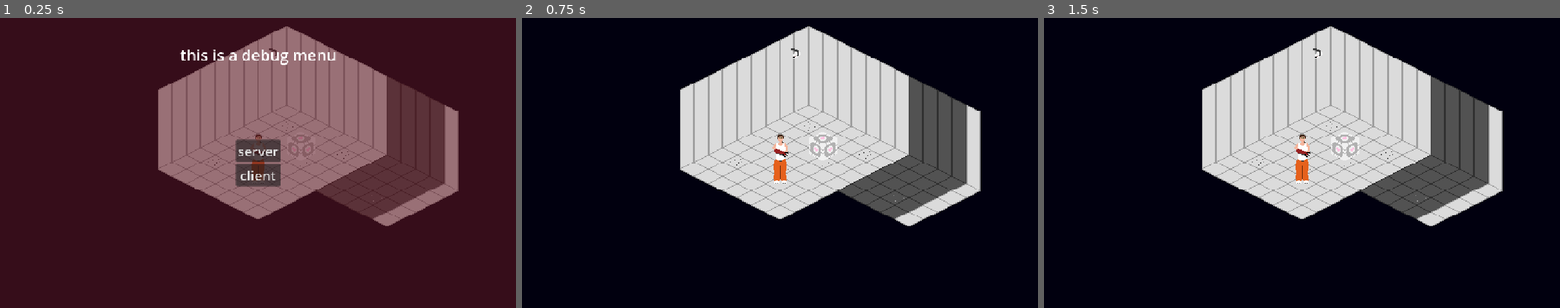
Above: before the commit, frames 1-3 (left to right).
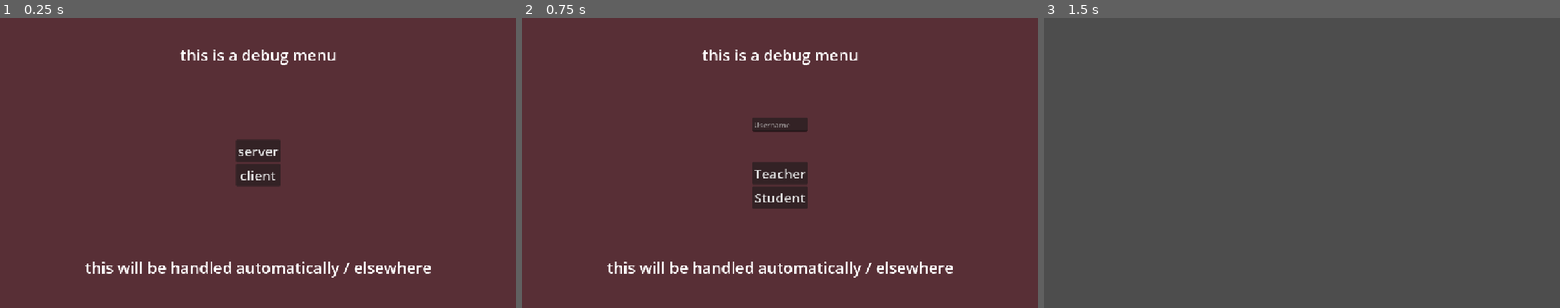
Above: after the commit, the same moments.

Repository: Syvxn/AiMO-Project
Game: Godot game, scene res://main.tscn
Two runs of this game, one before a commit and one after it. Both use one fixed random seed, a clock stepped at 60 frames per second and the inputs below.
Inputs (mouse positions are in pixels of both pictures, inside the frame that each line leads up to):
- Up to frame 1 (0.25 s): no input
- Up to frame 2 (0.75 s): click "client" at 0.5 s
- Up to frame 3 (1.5 s): click (1302, 171) at 1.25 s, where only the run after the commit has a clickable "Teacher"

The runs differ from the first frame. In frame 1, 93% of the frame differs, in the area x 0-100%, y 0-100%; in frame 2, 100%; in frame 3, 95%.

Commit message:
4: beginning to realize my twisted vision of online multiplayer

Diff:
--- a/autoloads/network_handler.gd
+++ b/autoloads/network_handler.gd
@@ -3,6 +3,7 @@
 const SERVER_URL := "ws://localhost"
 #var server_bind_address := "127.0.0.1"
 const PORT := 80
+const MAX_CLIENTS := 10
 
 
 # should only be called by one instance of the game, i.e. the dedicated server
--- a/autoloads/signal_bus.gd
+++ b/autoloads/signal_bus.gd
@@ -1,8 +1,9 @@
 extends Node
 
 # signals that can be emitted from anywhere and connected to from anywhere
-
 @warning_ignore("unused_signal")
 signal started_loading
 @warning_ignore("unused_signal")
 signal finished_loading
+@warning_ignore("unused_signal")
+signal player_info_received(username: String, role: String)
--- a/main.gd
+++ b/main.gd
@@ -2,11 +2,23 @@
 
 
 func _ready() -> void:
+	multiplayer.connected_to_server.connect(print.bind("Connected to server"))
+	multiplayer.connected_to_server.connect($DebugMenu.show_sub_menu.bind("TEACHERSTUDENT"))
+	SignalBus.player_info_received.connect(request_spawn_from_server)
 
 	if OS.has_feature("dedicated_server"):
 		NetworkHandler.start_server()
 	elif OS.has_feature("web"):
 		NetworkHandler.start_client()
 	else:
-		# lets us pick between server/client
-		$DebugMenu.show_sub_menu($DebugMenu.SubMenu.SERVERCLIENT)
+		$DebugMenu.show_sub_menu("SERVERCLIENT")
+
+
+func request_spawn_from_server(username: String, role: String):
+	print(username, ": ", role)
+
+
+@rpc("any_peer")
+func add_player(username: String, role: String):
+	if not multiplayer.is_server():
+		return
--- a/main.tscn
+++ b/main.tscn
@@ -1,7 +1,6 @@
 [gd_scene format=3 uid="uid://bqdkxfg4o3384"]
 
 [ext_resource type="Script" uid="uid://dusi4op230tps" path="res://main.gd" id="1_ig7tw"]
-[ext_resource type="PackedScene" uid="uid://d35eol5p808ek" path="res://rooms/personal_room.tscn" id="2_1bvp3"]
 [ext_resource type="PackedScene" uid="uid://bsolow83stix5" path="res://ui/loading/loading_screen.tscn" id="3_h2yge"]
 [ext_resource type="PackedScene" uid="uid://dab8lpwc6mlti" path="res://ui/menus/debug_menu.tscn" id="4_1bvp3"]
 
@@ -9,16 +8,9 @@
 script = ExtResource("1_ig7tw")
 
 [node name="MultiplayerSpawner" type="MultiplayerSpawner" parent="." unique_id=632750434]
-spawn_path = NodePath("GameWorld/Shared")
+spawn_path = NodePath("GameWorld")
 
 [node name="GameWorld" type="Node2D" parent="MultiplayerSpawner" unique_id=2042220772]
-
-[node name="Shared" type="Node2D" parent="MultiplayerSpawner/GameWorld" unique_id=1797831178]
-
-[node name="Private" type="Node2D" parent="MultiplayerSpawner/GameWorld" unique_id=573270914]
-
-[node name="PersonalRoom" parent="MultiplayerSpawner/GameWorld/Private" unique_id=576984484 instance=ExtResource("2_1bvp3")]
-position = Vector2(-4000, -4000)
 
 [node name="LoadingScreen" parent="." unique_id=1452673750 instance=ExtResource("3_h2yge")]
 visible = false
--- /dev/null
+++ b/misc/plot_marker.tscn
@@ -0,0 +1,11 @@
+[gd_scene format=3 uid="uid://cf4547yfvchiw"]
+
+[sub_resource type="GDScript" id="GDScript_6uf08"]
+script/source = "extends Node2D
+
+var inhabitant_username := \"\"
+var plot_available := true
+"
+
+[node name="PlotMarker" type="Node2D" unique_id=1569352848]
+script = SubResource("GDScript_6uf08")
--- a/player/player.gd
+++ b/player/player.gd
@@ -1,5 +1,6 @@
 extends CharacterBody2D
 
+var username := ""
 var walk_speed := 100
 var push_force := 70
 var current_stand_animation := "stand_down"
--- a/player/player.tscn
+++ b/player/player.tscn
@@ -165,19 +165,19 @@
 [sub_resource type="SceneReplicationConfig" id="SceneReplicationConfig_3eadt"]
 properties/0/path = NodePath(".:position")
 properties/0/spawn = true
-properties/0/replication_mode = 1
+properties/0/replication_mode = 2
 properties/1/path = NodePath("BodySprite:animation")
 properties/1/spawn = true
-properties/1/replication_mode = 1
+properties/1/replication_mode = 2
 properties/2/path = NodePath("BodySprite:frame")
 properties/2/spawn = true
-properties/2/replication_mode = 1
+properties/2/replication_mode = 2
 properties/3/path = NodePath(".:visible")
 properties/3/spawn = true
 properties/3/replication_mode = 2
-properties/4/path = NodePath(".:color")
+properties/4/path = NodePath(".:username")
 properties/4/spawn = true
-properties/4/replication_mode = 1
+properties/4/replication_mode = 2
 
 [sub_resource type="GDScript" id="GDScript_3eadt"]
 script/source = "extends Camera2D
--- a/project.godot
+++ b/project.godot
@@ -31,6 +31,7 @@
 "res://autoloads/": "yellow",
 "res://exports/": "red",
 "res://items/": "purple",
+"res://misc/": "pink",
 "res://npcs/": "purple",
 "res://player/": "purple",
 "res://rooms/": "purple",
--- a/rooms/personal_room.tscn
+++ b/rooms/personal_room.tscn
@@ -4,26 +4,26 @@
 [ext_resource type="TileSet" uid="uid://bg38fuc0vxvb4" path="res://textures/tilesets/walls_test.tres" id="2_w8a5v"]
 [ext_resource type="PackedScene" uid="uid://fcjif3xqw2o4" path="res://items/props/companion_cube.tscn" id="3_pdwsy"]
 [ext_resource type="PackedScene" uid="uid://cy46wgn8xkpbb" path="res://items/props/surveillance_camera.tscn" id="4_3epd3"]
-[ext_resource type="PackedScene" uid="uid://cwwh57547n81f" path="res://player/player.tscn" id="5_2o05r"]
+[ext_resource type="Texture2D" uid="uid://3hm541ci0flm" path="res://textures/static_textures/darkbluesquare.png" id="6_m0cm6"]
 
-[sub_resource type="Gradient" id="Gradient_2o05r"]
-colors = PackedColorArray(0.003606128, 2.2711698e-07, 0.0577207, 1, 1, 1, 1, 1)
-
-[sub_resource type="GradientTexture2D" id="GradientTexture2D_m0cm6"]
-gradient = SubResource("Gradient_2o05r")
-fill_to = Vector2(0, 0)
+[sub_resource type="SceneReplicationConfig" id="SceneReplicationConfig_m0cm6"]
+properties/0/path = NodePath(".:position")
+properties/0/spawn = true
+properties/0/replication_mode = 2
 
 [node name="PersonalRoom" type="Node2D" unique_id=576984484]
 y_sort_enabled = true
 
 [node name="Floor" type="TileMapLayer" parent="." unique_id=892723032]
 y_sort_enabled = true
+position = Vector2(600.00006, 677)
 tile_map_data = PackedByteArray("AAD9////AQABAAAAAAD+/wAAAQABAAAAAAD+/wEAAQABAAAAAAD//wIAAQABAAAAAAD//wMAAQABAAAAAAAAAA …(1328 unchanged characters)…
 tile_set = ExtResource("1_dp1jf")
 
 [node name="Walls" type="TileMapLayer" parent="." unique_id=123381295]
 z_index = 1
 y_sort_enabled = true
+position = Vector2(600.00006, 677)
 tile_map_data = PackedByteArray("AAD8//z/AAABAAAAAAD8//v/AAABAAAAAAD9//r/AAABAAAAAAD9//n/AAABAAAAAAD+//j/AAABAAAAAAD+// …(608 unchanged characters)…
 tile_set = ExtResource("2_w8a5v")
 
@@ -31,6 +31,7 @@
 z_index = 1
 z_as_relative = false
 y_sort_enabled = true
+position = Vector2(600.00006, 677)
 
 [node name="CompanionCube" parent="Decorations" unique_id=1069940731 instance=ExtResource("3_pdwsy")]
 position = Vector2(48, -33)
@@ -41,9 +42,14 @@
 y_sort_enabled = true
 position = Vector2(18, -146)
 
-[node name="DebugPlayer" parent="." unique_id=685008524 instance=ExtResource("5_2o05r")]
+[node name="Background" type="Sprite2D" parent="." unique_id=536427304]
+z_index = -999
+position = Vector2(641, 640)
+scale = Vector2(20, 20)
+texture = ExtResource("6_m0cm6")
 
-[node name="BackGround" type="Sprite2D" parent="." unique_id=381210148]
-z_index = -999
-scale = Vector2(20, 20)
-texture = SubResource("GradientTexture2D_m0cm6")
+[node name="MultiplayerSynchronizer" type="MultiplayerSynchronizer" parent="." unique_id=660103265]
+replication_config = SubResource("SceneReplicationConfig_m0cm6")
+
+[node name="SpawnPoint" type="Node2D" parent="." unique_id=1025427760]
+position = Vector2(586, 662)
--- a/rooms/shared_room_1.tscn
+++ b/rooms/shared_room_1.tscn
@@ -4,7 +4,7 @@
 [ext_resource type="TileSet" uid="uid://bg38fuc0vxvb4" path="res://textures/tilesets/walls_test.tres" id="2_ahoao"]
 [ext_resource type="PackedScene" uid="uid://cy46wgn8xkpbb" path="res://items/props/surveillance_camera.tscn" id="3_xeauk"]
 [ext_resource type="PackedScene" uid="uid://fcjif3xqw2o4" path="res://items/props/companion_cube.tscn" id="4_lah35"]
-[ext_resource type="PackedScene" uid="uid://cwwh57547n81f" path="res://player/player.tscn" id="5_3blj3"]
+[ext_resource type="Texture2D" uid="uid://3hm541ci0flm" path="res://textures/static_textures/darkbluesquare.png" id="5_3blj3"]
 
 [sub_resource type="Gradient" id="Gradient_3blj3"]
 colors = PackedColorArray(0.6711391, 0.097887985, 0.065878436, 1, 0.8136673, 0.3119917, 3.85046e-07, 1)
@@ -13,33 +13,42 @@
 gradient = SubResource("Gradient_3blj3")
 fill_to = Vector2(1, 0.49017635)
 
+[sub_resource type="SceneReplicationConfig" id="SceneReplicationConfig_3blj3"]
+properties/0/path = NodePath(".:position")
+properties/0/spawn = true
+properties/0/replication_mode = 2
+
 [node name="SharedRoom1" type="Node2D" unique_id=211128965]
 
 [node name="PlaceHolderLava" type="Sprite2D" parent="." unique_id=2079645704]
 z_index = -2
-position = Vector2(188, -71)
+position = Vector2(1186, 915)
 scale = Vector2(3.2, 1.96)
 texture = SubResource("GradientTexture2D_ni0bi")
 
 [node name="BasementWalls" type="TileMapLayer" parent="." unique_id=335684638]
 z_index = -1
 y_sort_enabled = true
+position = Vector2(998, 986)
 tile_map_data = PackedByteArray("AAAHAPb/AAAGAAEAAAAHAPf/AAAGAAEAAAAIAPj/AAAGAAEAAAAIAPn/AAAGAAEAAAAGAPb/AAAGAAAAAAAFAP …(224 unchanged characters)…
 tile_set = ExtResource("2_ahoao")
 collision_enabled = false
 
 [node name="Floor" type="TileMapLayer" parent="." unique_id=1771015117]
 y_sort_enabled = true
+position = Vector2(998, 986)
 tile_map_data = PackedByteArray("AAD8//v/AQABAAAAAAD8//r/AQABAAAAAAD8//n/AQABAAAAAAD9//j/AQABAAAAAAD9//f/AQABAAAAAAD9// …(11536 unchanged characters)…
 tile_set = ExtResource("1_uaolr")
 
 [node name="Walls" type="TileMapLayer" parent="." unique_id=1606587016]
 z_index = 1
 y_sort_enabled = true
+position = Vector2(998, 986)
 tile_map_data = PackedByteArray("AADz////AAABAAAAAAD0//7/AAABAAAAAAD0//3/AAABAAAAAAD1//z/AAABAAAAAAD1//v/AAABAAAAAAD2// …(1680 unchanged characters)…
 tile_set = ExtResource("2_ahoao")
 
 [node name="Decorations" type="Node2D" parent="." unique_id=1180086956]
+position = Vector2(998, 986)
 
 [node name="SurveillanceCamera" parent="Decorations" unique_id=1952480078 instance=ExtResource("3_xeauk")]
 z_index = 2
@@ -53,4 +62,11 @@
 [node name="CompanionCube3" parent="Decorations" unique_id=184109799 instance=ExtResource("4_lah35")]
 position = Vector2(-33, 64)
 
-[node name="DebugPlayer" parent="." unique_id=685008524 instance=ExtResource("5_3blj3")]
+[node name="Background" type="Sprite2D" parent="." unique_id=954700916]
+z_index = -999
+position = Vector2(998, 986)
+scale = Vector2(30, 30)
+texture = ExtResource("5_3blj3")
+
+[node name="MultiplayerSynchronizer" type="MultiplayerSynchronizer" parent="." unique_id=1802870278]
+replication_config = SubResource("SceneReplicationConfig_3blj3")
--- a/ui/menus/debug_menu.gd
+++ b/ui/menus/debug_menu.gd
@@ -1,6 +1,8 @@
 extends CanvasLayer
 
-enum SubMenu {SERVERCLIENT, TEACHERSTUDENT}
+
+@onready var username_field = $ColorRect/SubMenus/TeacherStudentChoice/MarginContainer/UsernameField
+
 
 
 func _ready() -> void:
@@ -8,30 +10,31 @@
 		child.hide()
 
 
-func show_sub_menu(menu : SubMenu):
+func show_sub_menu(menu : String):
 	for child in $ColorRect/SubMenus.get_children():
 		child.hide()
 	show()
+	# i'm not juggling enum references for this; sue me
 	match menu:
-		SubMenu.SERVERCLIENT:
+		"SERVERCLIENT":
 			$ColorRect/SubMenus/ServerClientChoice.show()
-		SubMenu.TEACHERSTUDENT:
-			$ColorRect/SubMenus/ServerClientChoice.show()
+		"TEACHERSTUDENT":
+			$ColorRect/SubMenus/TeacherStudentChoice.show()
 
 
 func _on_server_button_pressed() -> void:
 	NetworkHandler.start_server()
 	hide()
 
-
 func _on_client_button_pressed() -> void:
 	NetworkHandler.start_client()
-	hide()
+	show_sub_menu("TEACHERSTUDENT")
 
 
 func _on_teacher_button_pressed() -> void:
-	pass # Replace with function body.
-
+	SignalBus.player_info_received.emit(username_field.text, "TEACHER")
+	hide()
 
 func _on_student_button_pressed() -> void:
-	pass # Replace with function body.
+	SignalBus.player_info_received.emit(username_field.text, "STUDENT")
+	hide()
--- a/ui/menus/debug_menu.tscn
+++ b/ui/menus/debug_menu.tscn
@@ -13,7 +13,7 @@
 grow_vertical = 2
 color = Color(0.38481867, 0.092853315, 0.140737, 0.54901963)
 
-[node name="Label" type="Label" parent="ColorRect" unique_id=257141931]
+[node name="TopLabel" type="Label" parent="ColorRect" unique_id=257141931]
 layout_mode = 1
 anchors_preset = 5
 anchor_left = 0.5
@@ -27,12 +27,30 @@
 text = "this is a debug menu"
 horizontal_alignment = 1
 
+[node name="BottomLabel" type="Label" parent="ColorRect" unique_id=807526062]
+layout_mode = 1
+anchors_preset = 7
+anchor_left = 0.5
+anchor_top = 1.0
+anchor_right = 0.5
+anchor_bottom = 1.0
+offset_left = -386.5
+offset_top = -115.244995
+offset_right = 386.5
+offset_bottom = -66.244995
+grow_horizontal = 2
+grow_vertical = 0
+theme_override_font_sizes/font_size = 35
+text = "this will be handled automatically / elsewhere"
+horizontal_alignment = 1
+
 [node name="SubMenus" type="Control" parent="ColorRect" unique_id=1527899521]
 anchors_preset = 0
 offset_right = 40.0
 offset_bottom = 40.0
 
 [node name="ServerClientChoice" type="VBoxContainer" parent="ColorRect/SubMenus" unique_id=2071939886]
+visible = false
 layout_mode = 1
 anchors_preset = 8
 anchor_left = 0.5
@@ -70,12 +88,22 @@
 grow_horizontal = 2
 grow_vertical = 2
 
+[node name="MarginContainer" type="MarginContainer" parent="ColorRect/SubMenus/TeacherStudentChoice" unique_id=2065470540]
+layout_mode = 2
+theme_override_constants/margin_bottom = 64
+
+[node name="UsernameField" type="LineEdit" parent="ColorRect/SubMenus/TeacherStudentChoice/MarginContainer" unique_id=1098538375]
+layout_mode = 2
+placeholder_text = "Username"
+
 [node name="TeacherButton" type="Button" parent="ColorRect/SubMenus/TeacherStudentChoice" unique_id=1871679610]
 layout_mode = 2
+theme_override_font_sizes/font_size = 30
 text = "Teacher"
 
 [node name="StudentButton" type="Button" parent="ColorRect/SubMenus/TeacherStudentChoice" unique_id=1632626051]
 layout_mode = 2
+theme_override_font_sizes/font_size = 30
 text = "Student"
 
 [connection signal="pressed" from="ColorRect/SubMenus/ServerClientChoice/ServerButton" to="." method="_on_server_button_pressed"]
Binary file added: textures/static_textures/darkbluesquare.png
Not shown, added: textures/static_textures/darkbluesquare.png.import
